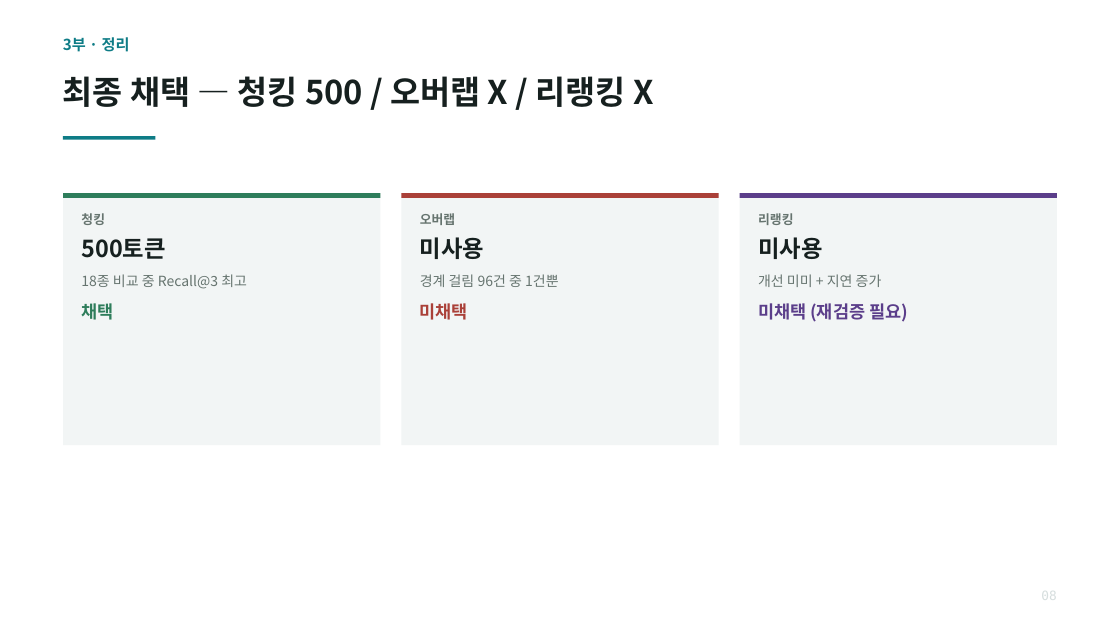
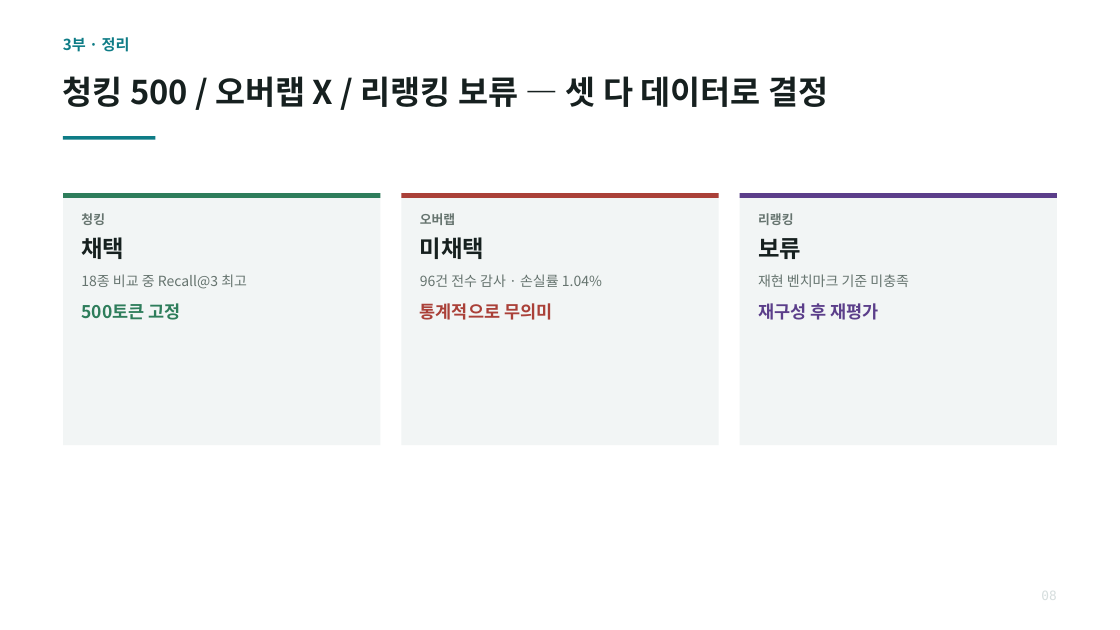
Before and after one commit to SeongHuni/Kumoh_SE_Mentoring_Bot, a slide deck: slide 9 of docs/SE챗봇_RAG_최종발표.pptx. Drawn at 1120x630 pixels with LibreOffice and Linux fonts; fonts in the diff are those of the drawing. Boxes give left, top, right and bottom in pixels: in the first picture for what was removed or moved away, otherwise in the second. Text is boxed around its words. In the diff, an @@ line names an element or a change of style, - is before the commit and + after.

```diff
--- a/docs/SE챗봇_RAG_최종발표.pptx
+++ b/docs/SE챗봇_RAG_최종발표.pptx
@@ text at (63,76,828,107): text changed @@
-최종 채택 — 청킹 500 / 오버랩 X / 리랭킹 X
+청킹 500 / 오버랩 X / 리랭킹 보류 — 셋 다 데이터로 결정
@@ text at (81,237,124,259): text changed @@
-500토큰
+채택
@@ text at (420,237,558,287): paragraphs removed @@
-미사용
-경계 걸림 96건 중 1건뿐
@@ text at (420,237,484,259): size 15 to 20 pt, text colour #AA4038 to #16201F in "미채택"; more space between paragraphs @@
@@ text at (758,238,909,320): text changed; size 15 to 12 pt; text colour #5B3E8A to #66746F; bold off @@
-미사용
-개선 미미 + 지연 증가
-미채택 (재검증 필요)
+보류
+재현 벤치마크 기준 미충족
+재구성 후 재평가
@@ text at (420,274,602,320): paragraphs added @@
+96건 전수 감사 · 손실률 1.04%
+통계적으로 무의미
@@ text at (81,303,181,320): text changed @@
-채택
+500토큰 고정
```
Also in this commit, not shown: 3 other slides changed, 1 slide added, 1 slide removed, 2 other files.
